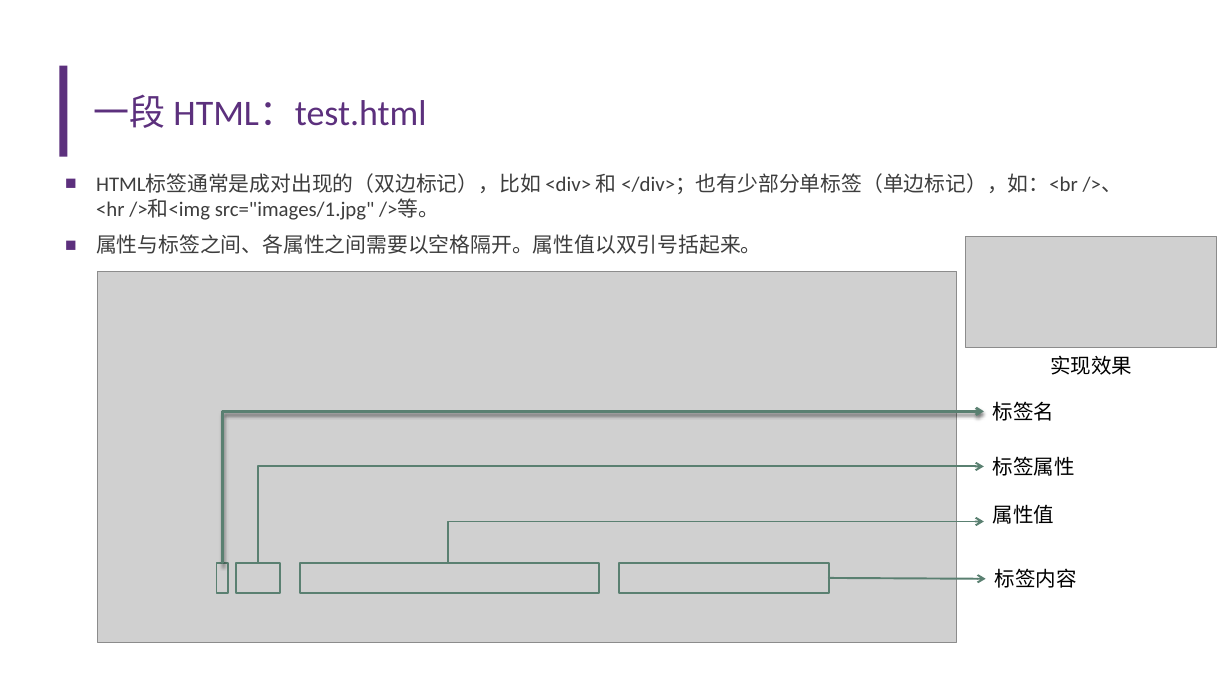
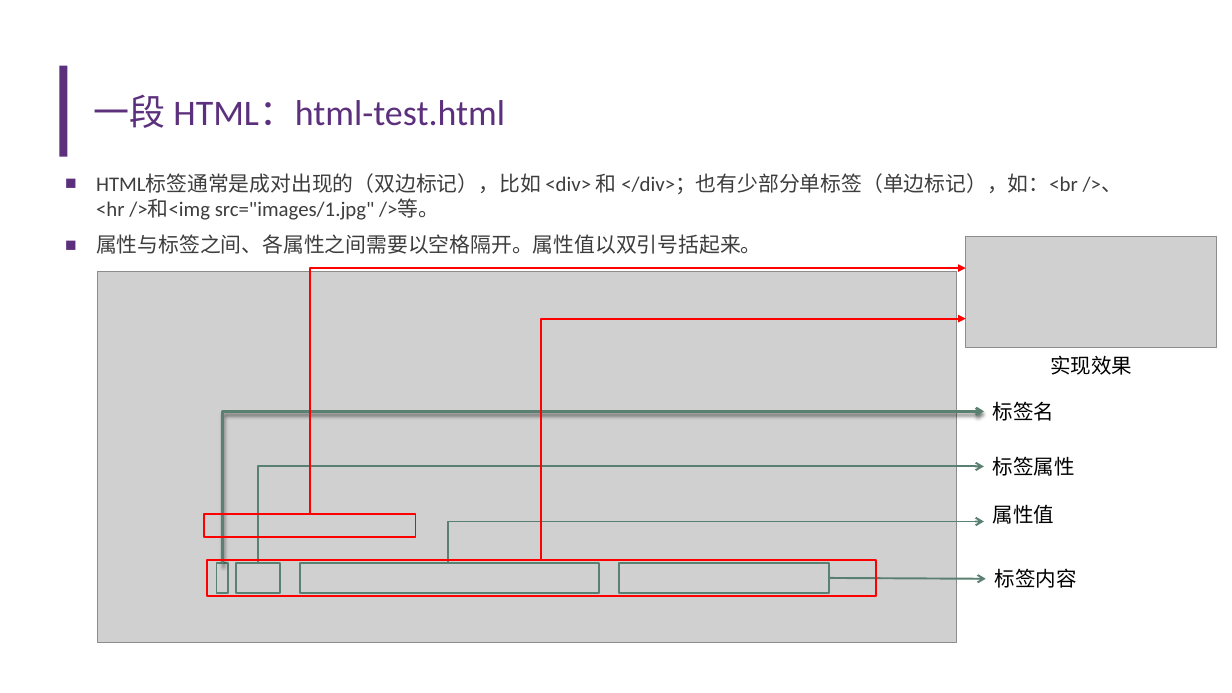
Before and after one commit to Aiemu/fe-intro, a slide deck: slide 11 of 前端.pptx (slide 10 before the commit). Drawn at 1232x693 pixels with LibreOffice and Linux fonts; fonts in the diff are those of the drawing; grey boxes stand for pictures; background and template pictures are left out. Boxes give left, top, right and bottom in pixels: in the first picture for what was removed or moved away, otherwise in the second. Text is boxed around its words. In the diff, an @@ line names an element or a change of style, - is before the commit and + after.

```diff
--- a/前端.pptx
+++ b/前端.pptx
@@ title at (94, 94, 505, 128): text changed @@
-一段 HTML：test.html
+一段 HTML：html-test.html
@@ elbow arrow added from (310, 514) to (966, 268), #FF0000 1.5 pt @@
@@ elbow arrow added from (542, 560) to (966, 319), #FF0000 1.5 pt @@
@@ rectangle added at (204, 514, 416, 538), outline #FF0000 1.5 pt @@
@@ rectangle added at (207, 560, 877, 596), outline #FF0000 1.5 pt @@
```
Also in this commit, not shown: 10 other slides changed, 1 slide added, 9 other files.
